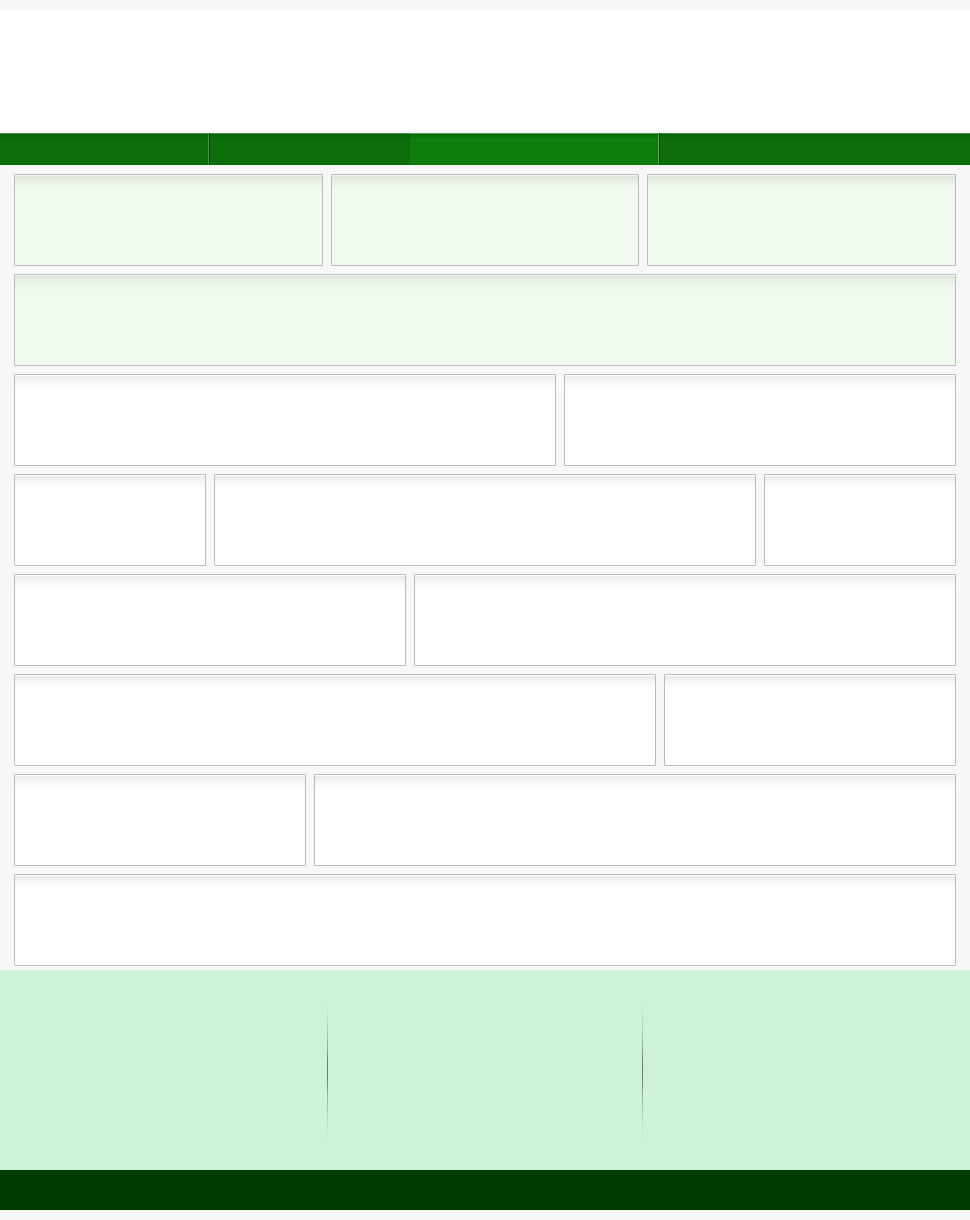
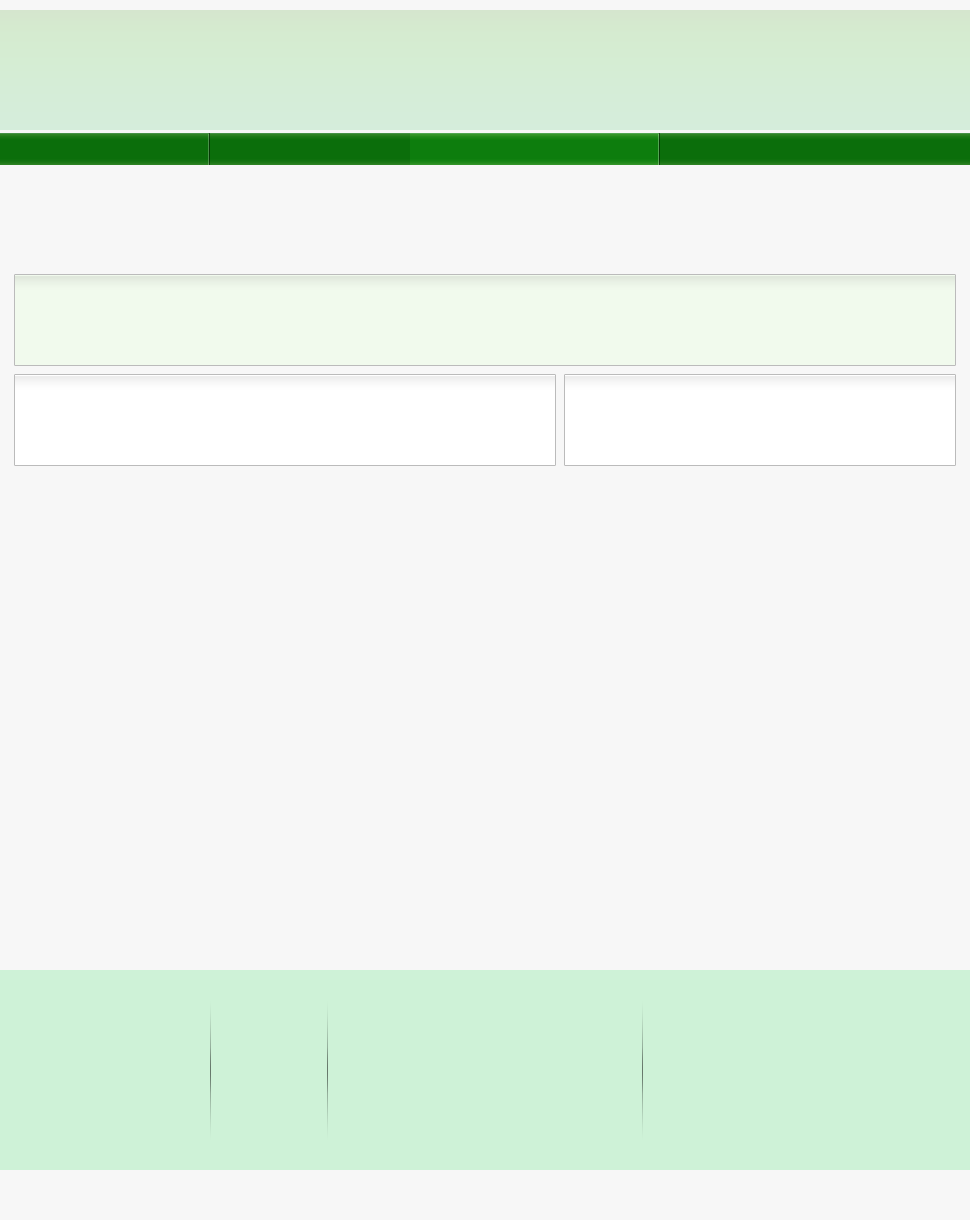
Layered file, before and after one edit (970x1220). Changes by layer:
painted on "header" over 0, 10, 970, 130
removed layer "header boxes" over 15, 175, 955, 265
removed layer "footer" over 0, 1170, 970, 1210
removed layer "sms" over 15, 475, 955, 565
removed layer "tsm" over 15, 575, 955, 665
removed layer "mms" over 15, 675, 955, 765
removed layer "smm" over 15, 775, 955, 865
removed layer "mmm" over 15, 875, 955, 965
